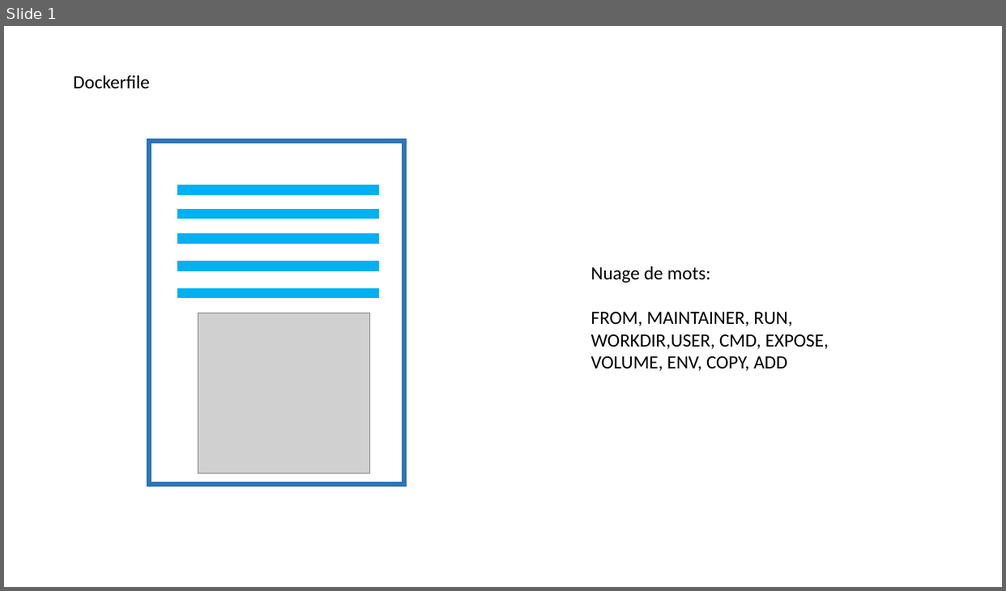
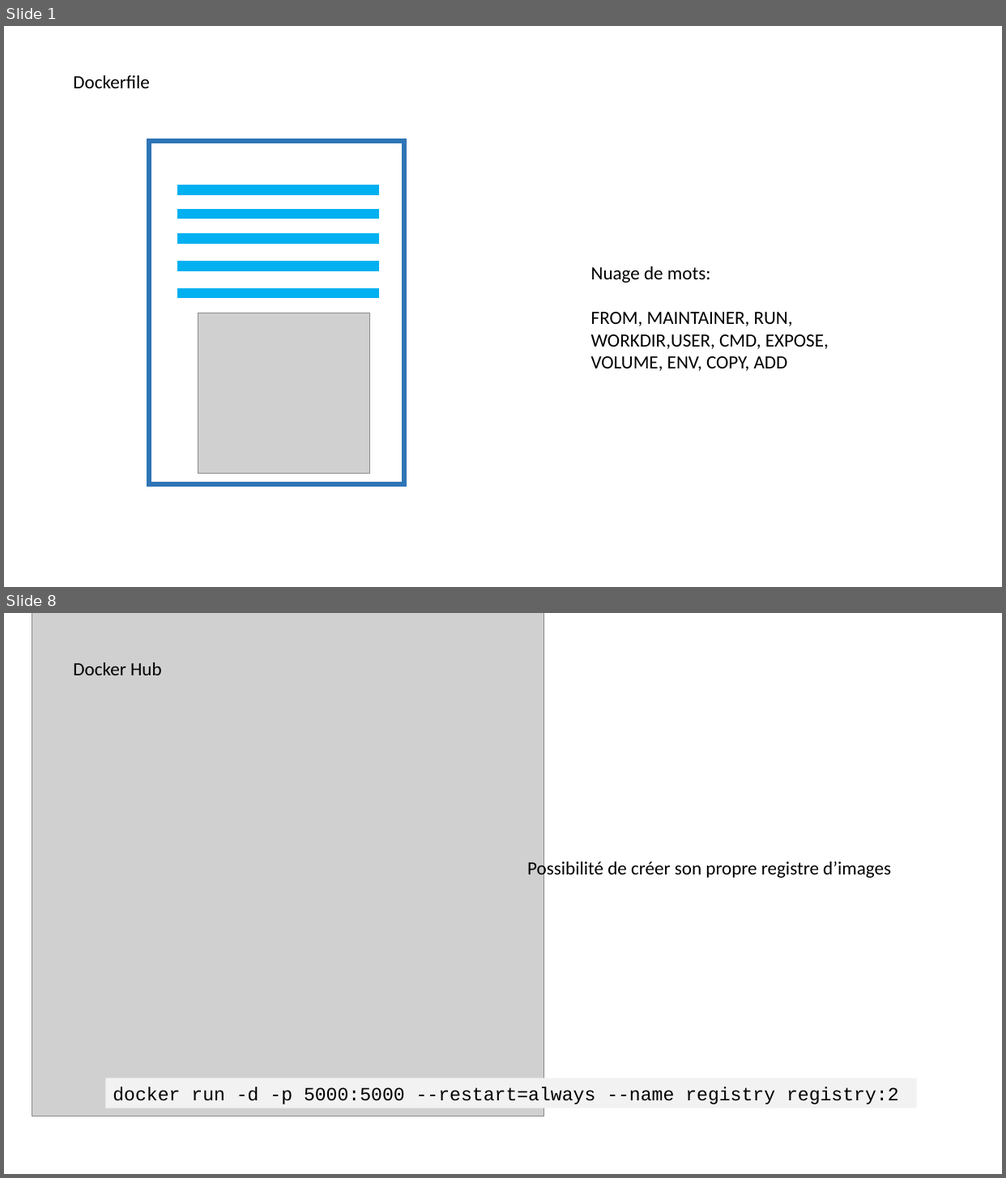
Before and after one commit to fthomasmorel/Docker-TP, a slide deck: dockerfile_docker_hub.pptx. Shown one above the other, each under a label of ours: slide 1 before the commit, slides 1 and 8 after it; the slides between them are not shown. The pictures are 1006x591 and 1006x1178 pixels, drawn with LibreOffice and Linux fonts; fonts in the diff are those of the drawing; grey boxes stand for pictures. Boxes give left, top, right and bottom in pixels: in the first picture for what was removed or moved away, otherwise in the second. Text is boxed around its words. In the diff, an @@ line names an element or a change of style, - is before the commit and + after.

Commit message:
Add docker hub and dockerfile

```diff
--- a/dockerfile_docker_hub.pptx
+++ b/dockerfile_docker_hub.pptx
@@ slide 8 added at [4, 613, 1002, 1174], background #FFFFFF @@
@@ picture added at [32, 613, 544, 1117] @@
@@ text added at [73, 662, 162, 675], 18 pt, text #000000 @@
+Docker Hub
@@ text added at [527, 858, 891, 879], 18 pt, text #000000 @@
+Possibilité de créer son propre registre d’images
@@ rectangle added at [106, 1079, 918, 1109], fill #F2F2F2, 18 pt, text #000000 @@
+docker run -d -p 5000:5000 --restart=always --name registry registry:2
```
Also in this commit, not shown: 2 slides changed, 4 other slides added, 1 other file.
